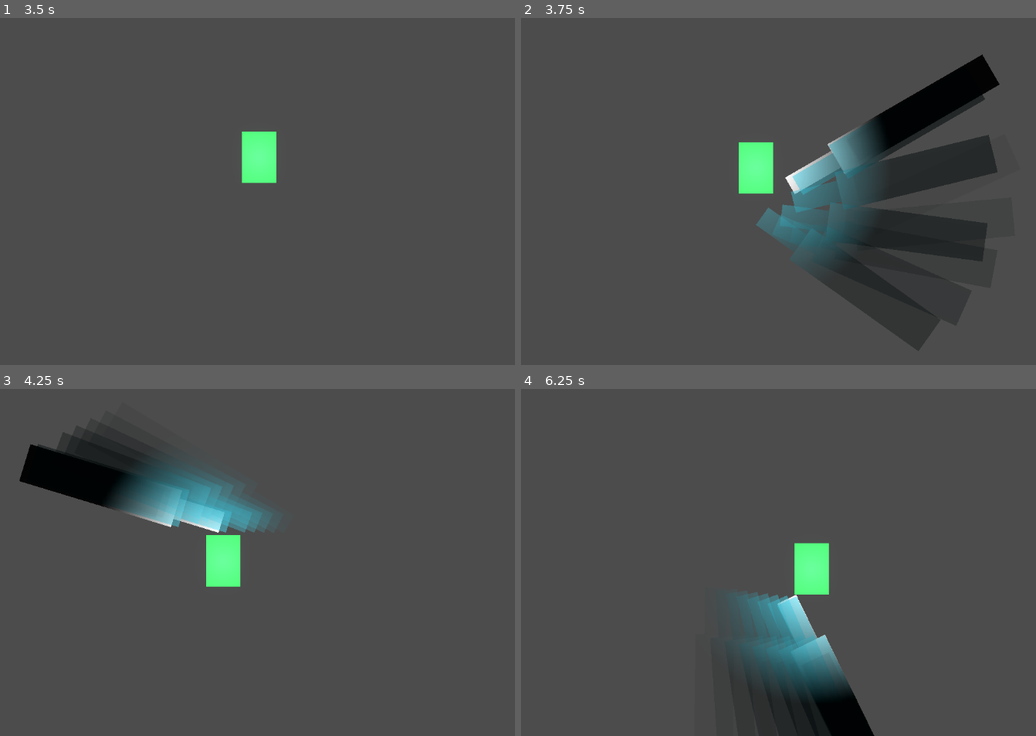
Above: before the commit, frames 1-4 (two rows, left to right).
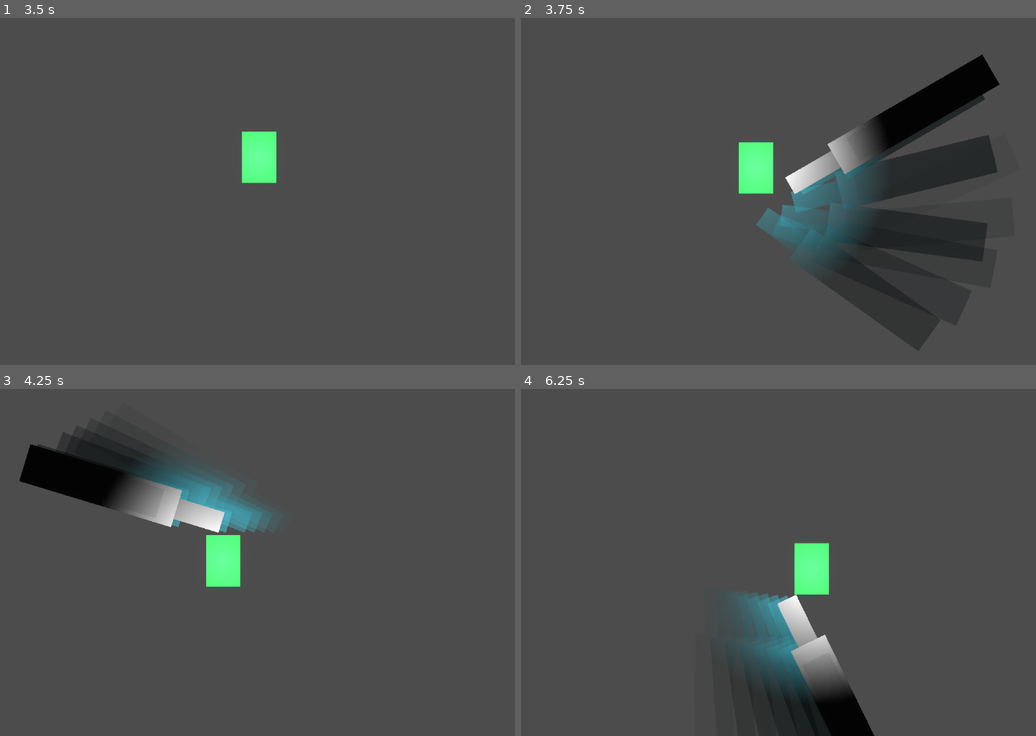
Above: after the commit, the same moments.

Repository: WMsans/top-down-rogue
Game: Godot game, scene res://scenes/main.tscn
Same seed, same stepped clock (60 frames per second), same inputs: the game is played once before the commit and once after it.
Inputs (mouse positions are in pixels of both pictures, inside the frame that each line leads up to):
- Up to frame 1 (3.5 s): tap Enter at 0.5 s; move the mouse to (391, 174) at 0.52 s; hold D 0.53-1.28 s; tap Z at 0.6, 2.85 s; click (391, 174) at 0.67 s; tap Space at 1.25 s; move the mouse to (133, 208) at 1.27 s; hold S 1.28-2.03 s; tap X at 1.35 s; move the mouse to (319, 115) at 2.02 s; hold D 2.03-2.78 s; tap C at 2.1 s; move the mouse to (226, 260) at 2.77 s; hold W from 2.78 s (still down); click (226, 260) at 2.92 s
- Up to frame 2 (3.75 s): move the mouse to (963, 243) at 3.52 s; release W at 3.53 s; hold A from 3.53 s (still down); tap X at 3.6 s
- Up to frame 3 (4.25 s): keep holding A
- Up to frame 4 (6.25 s): move the mouse to (593, 510) at 4.27 s; tap C at 4.35 s; tap Enter at 5 s; move the mouse to (809, 562) at 5.02 s; release A at 5.03 s; hold S 5.03-5.78 s; tap Z at 5.1 s; click (809, 562) at 5.17 s; move the mouse to (685, 475) at 5.77 s; hold D from 5.78 s (still down); tap X at 5.85 s

Frame 1 is identical in both runs. In frame 2, 1.1% of the frame differs, in the area x 52-69%, y 30-51%; in frame 3, 1.6%; in frame 4, 1.7%, in the area x 49-64%, y 59-89%.
Error in both runs: Cannot call method 'shader_create_from_spirv' on a null value. (res://src/core/world_manager.gd:97)

Commit message:
fix: trace overlay

Diff:
--- a/src/weapons/melee_weapon.gd
+++ b/src/weapons/melee_weapon.gd
@@ -234,6 +234,8 @@
 	var tex_size := WEAPON_TEXTURE.get_size()
 	trail.offset = Vector2(tex_size.x / 2.0, -tex_size.y / 4.0)
 	trail.modulate = TRAIL_COLOR
+	trail.z_index = -1
+	trail.z_as_relative = false
 	visual.get_tree().current_scene.add_child(trail)
 	trail.global_position = _sprite.global_position
 	trail.global_rotation = _sprite.global_rotation
